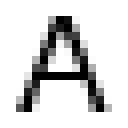
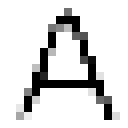
Layers edited between the first and the second 128x128 image:
removed layer "A ..." over [16, 16, 112, 112]
painted on "Background" over [16, 8, 120, 120]
